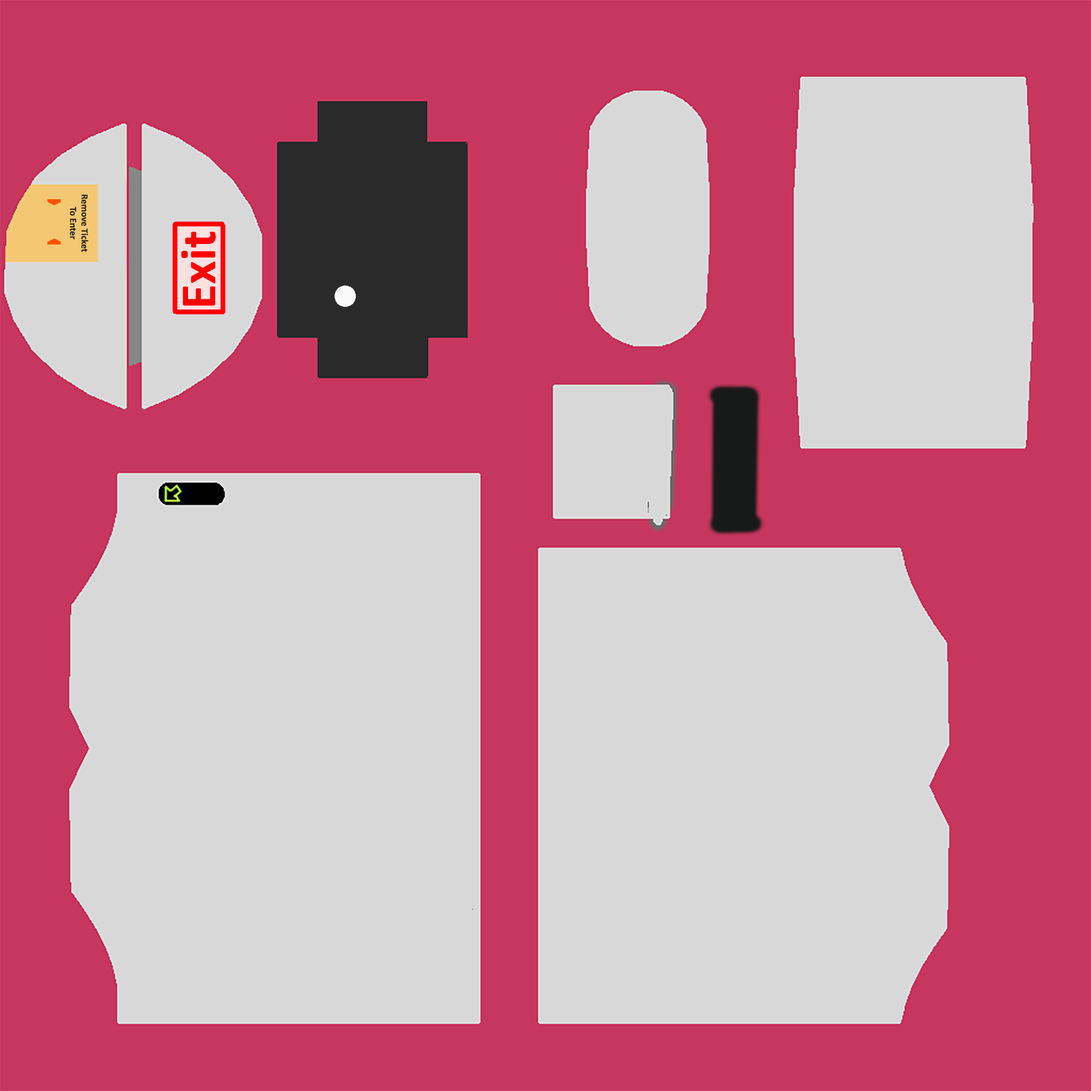
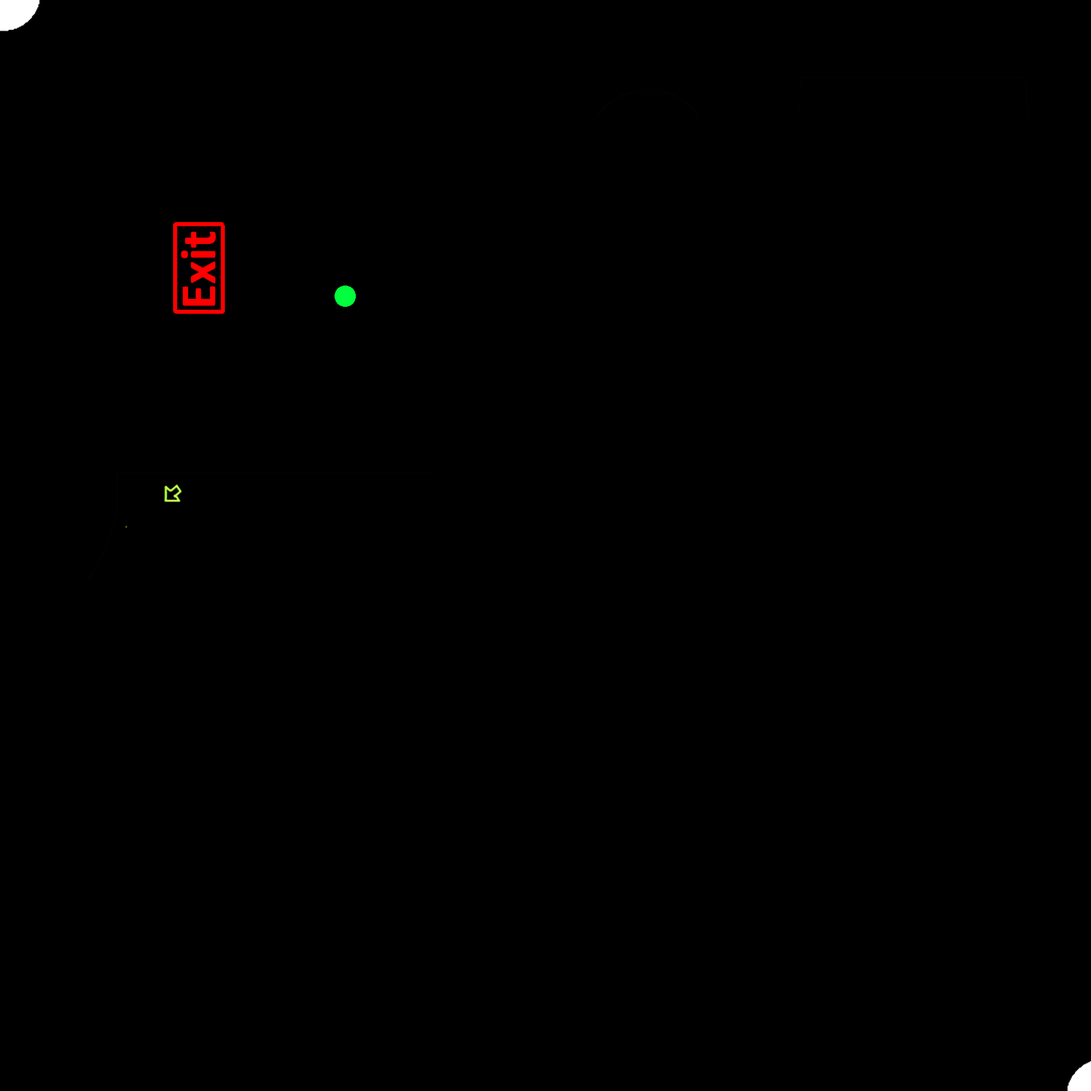
Layers edited between the first and the second 1091px x 1091px image:
showed group "Emissive" (3 layers) over [left=0, top=0, right=1091, bottom=1091]
painted on "Layer 2" over [left=176, top=225, right=222, bottom=311]
